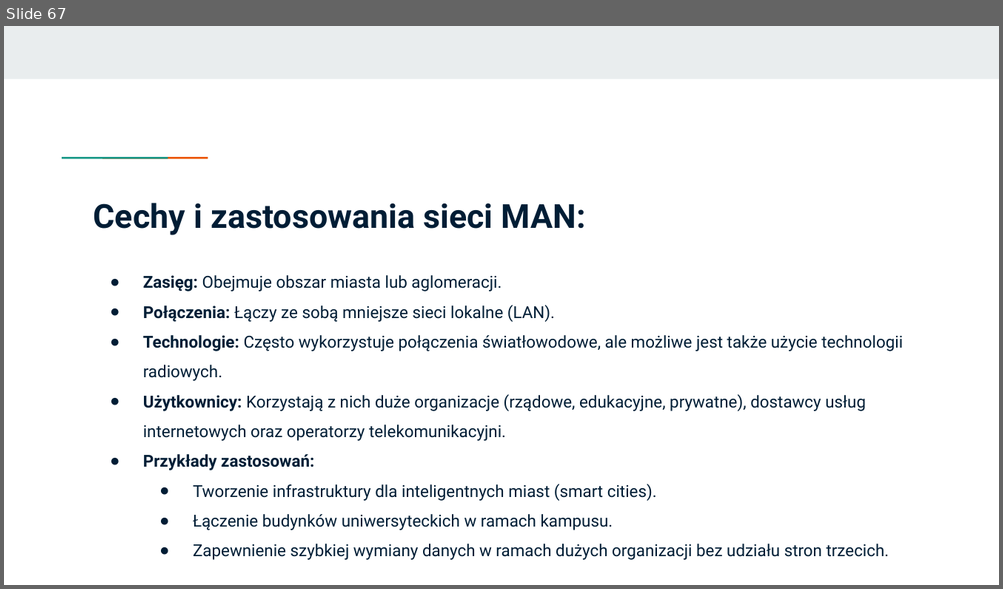
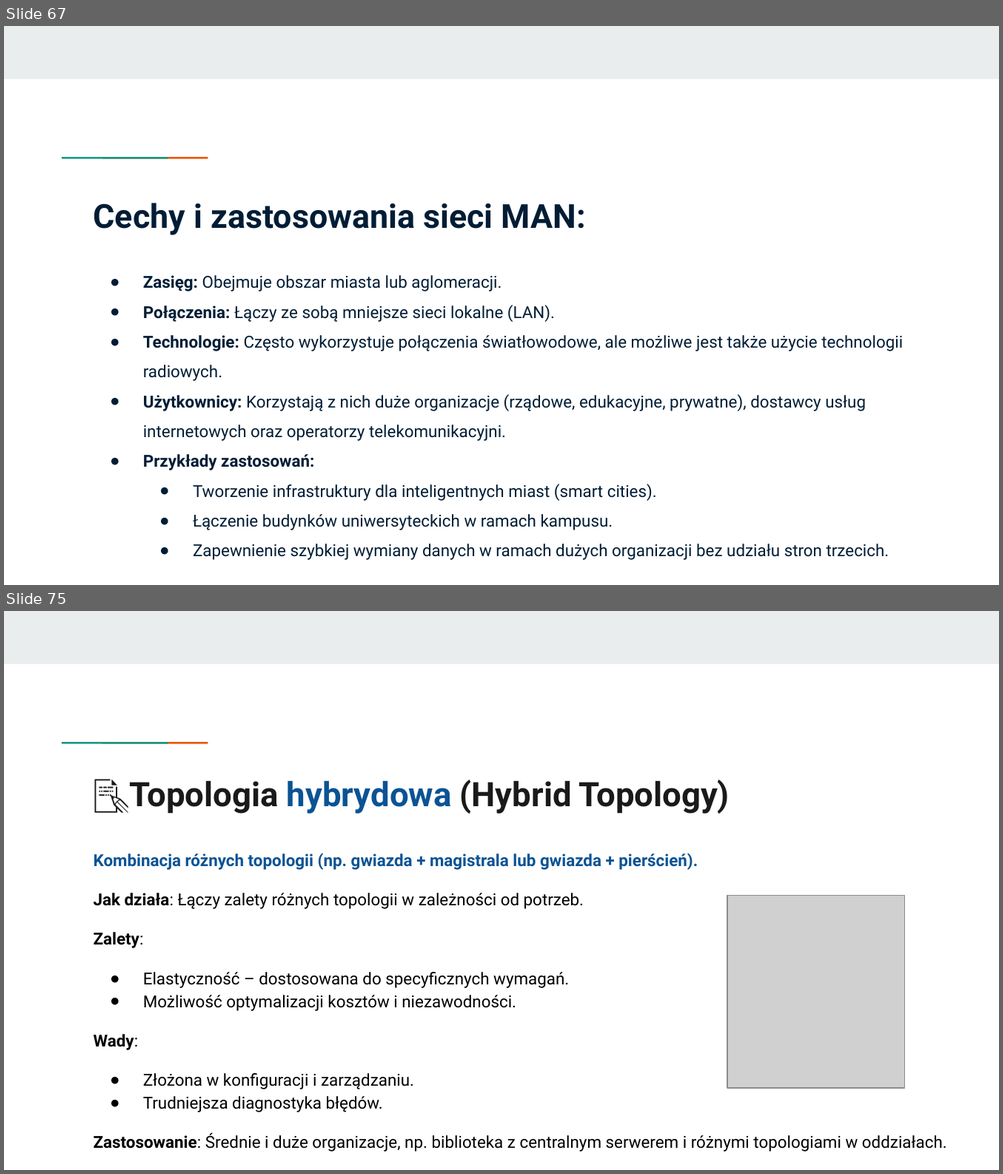
Before and after one commit to KasiaKasia/PRZEDMIOTY, a slide deck: ZASTOSOWANIE_INFORMATYKI/1A-gr_2/Zastosowanie informatyki - 1A gr. 2.pptx. Shown one above the other, each under a label of ours: slide 67 before the commit, slides 67 and 75 after it; the slides between them are not shown. The pictures are 1003x589 and 1003x1174 pixels, drawn with LibreOffice and Linux fonts; fonts in the diff are those of the drawing; grey boxes stand for pictures. Boxes give left, top, right and bottom in pixels: in the first picture for what was removed or moved away, otherwise in the second. Text is boxed around its words. In the diff, an @@ line names an element or a change of style, - is before the commit and + after.

Commit message:
[feat] - Zastosowanie informatyki

```diff
--- a/ZASTOSOWANIE_INFORMATYKI/1A-gr_2/Zastosowanie informatyki - 1A gr. 2.pptx
+++ b/ZASTOSOWANIE_INFORMATYKI/1A-gr_2/Zastosowanie informatyki - 1A gr. 2.pptx
@@ slide 75 added at (x1=4, y1=611, x2=999, y2=1170), background #FFFFFF; not listed: 3 template elements that a slide beside it also shows @@
@@ title added at (x1=130, y1=780, x2=729, y2=814), 24.4 pt, text #1A1A1A, bold @@
+📝Topologia hybrydowa (Hybrid Topology)
@@ text added at (x1=94, y1=853, x2=947, y2=1152), 12 pt, text #000000 @@
+Kombinacja różnych topologii (np. gwiazda + magistrala lub gwiazda + pierścień).
+Jak działa: Łączy zalety różnych topologii w zależności od potrzeb.
+Zalety:
+● Elastyczność – dostosowana do specyficznych wymagań.
+● Możliwość optymalizacji kosztów i niezawodności.
+Wady:
+● Złożona w konfiguracji i zarządzaniu.
+● Trudniejsza diagnostyka błędów.
+Zastosowanie: Średnie i duże organizacje, np. biblioteka z centralnym serwerem i różnymi topologiami w oddziałach.
@@ picture added at (x1=727, y1=895, x2=904, y2=1088) @@
```
Also in this commit, not shown: 6 slides changed, 7 other slides added, 1 other file.
